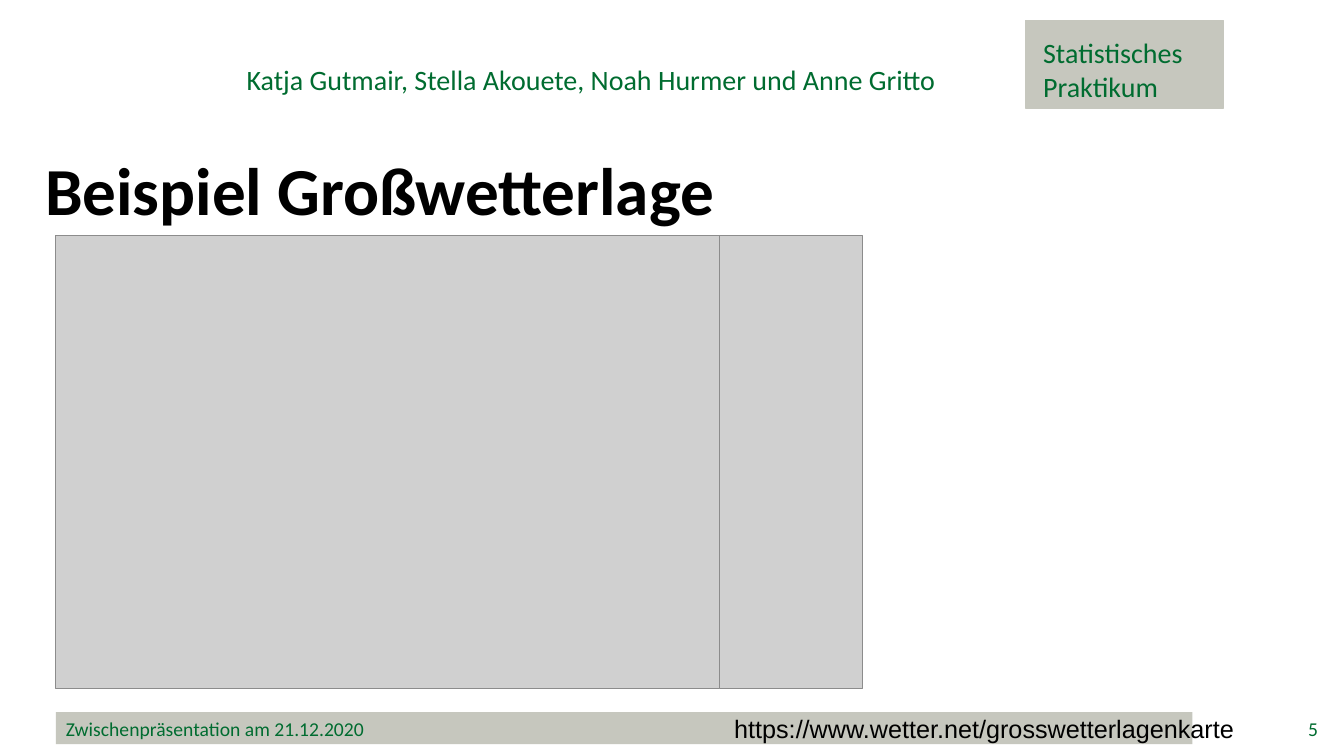
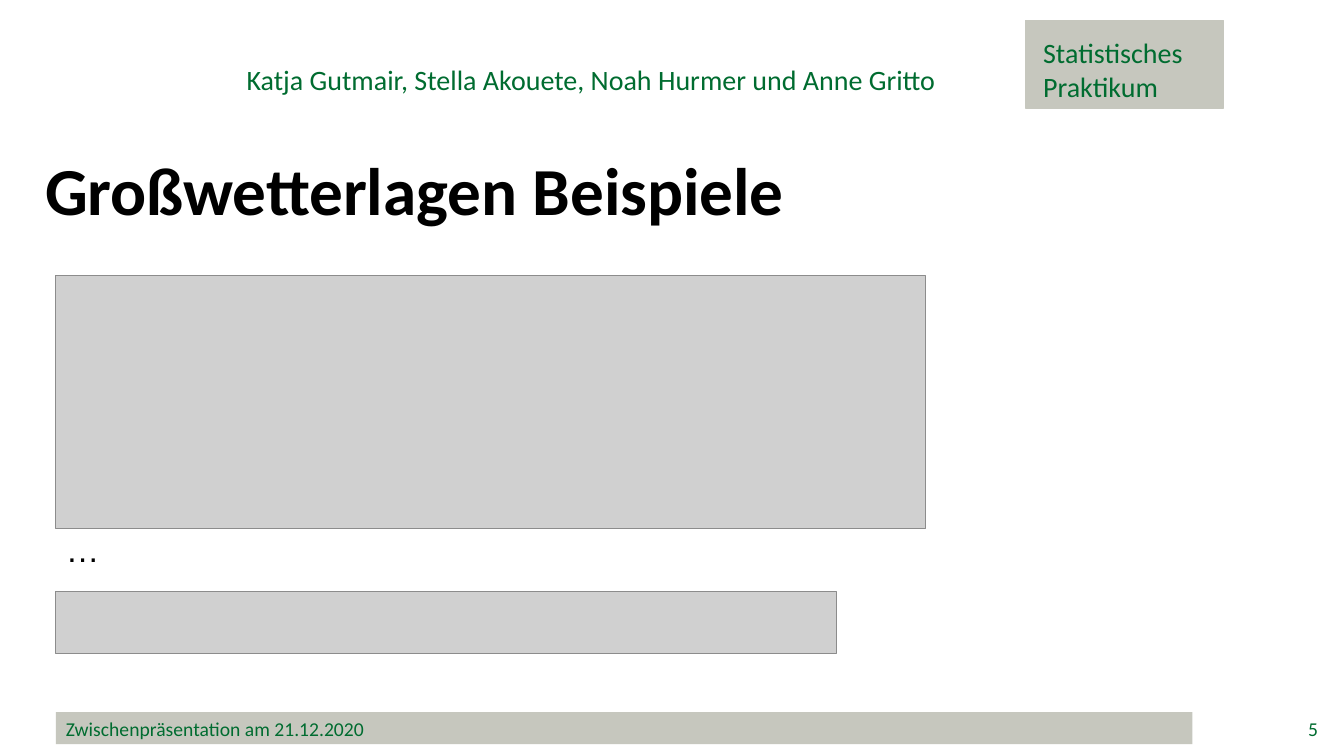
Before and after one commit to minimops/weatherFrog, a slide deck: slide 5 of ppt/Zwischenpraesentation_v1.1.pptx. Drawn at 1344x756 pixels with LibreOffice and Linux fonts; fonts in the diff are those of the drawing; grey boxes stand for pictures; background and template pictures are left out. Boxes give left, top, right and bottom in pixels: in the first picture for what was removed or moved away, otherwise in the second. Text is boxed around its words. In the diff, an @@ line names an element or a change of style, - is before the commit and + after.

```diff
--- a/ppt/Zwischenpraesentation_v1.1.pptx
+++ b/ppt/Zwischenpraesentation_v1.1.pptx
@@ text at (45,168,784,227): text changed @@
-Beispiel Großwetterlage
+Großwetterlagen Beispiele
@@ picture removed at (56,236,720,690) @@
@@ picture removed at (719,236,862,690) @@
@@ picture added at (56,276,927,529) @@
@@ text added at (56,524,138,575), 24 pt, text #000000 @@
+…
@@ picture added at (56,592,837,654) @@
@@ text removed at (734,718,1234,744) @@
-https://www.wetter.net/grosswetterlagenkarte
```
Also in this commit, not shown: 2 other slides changed, 3 other files.
